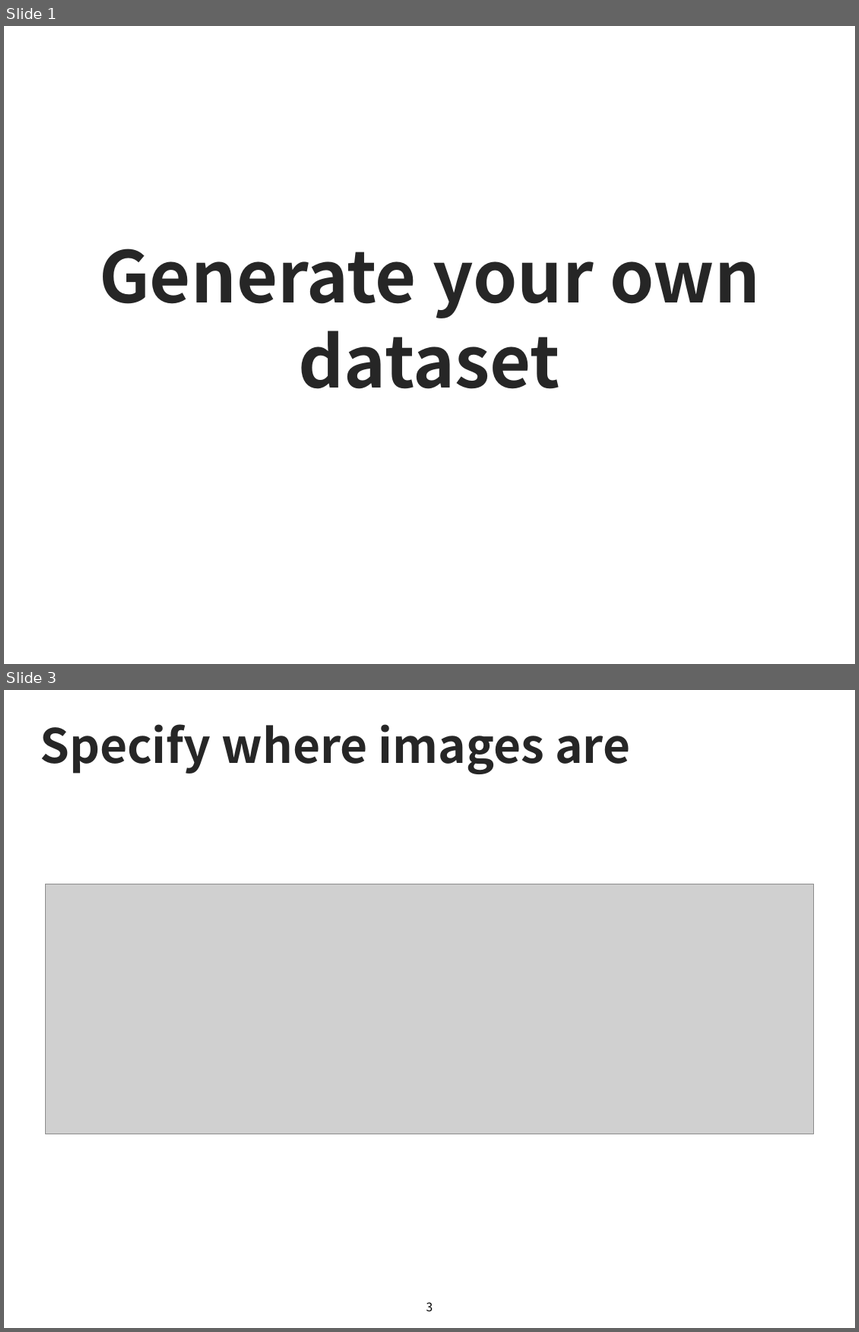
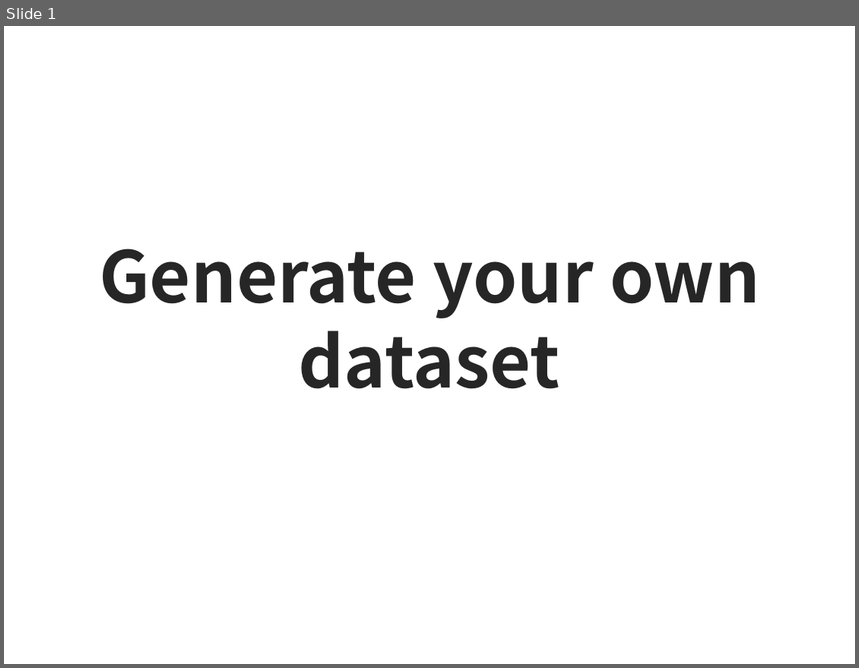
Before and after one commit to sjchoi86/dl_tutorials_3rd, a slide deck: ppts/Week2-1d Generate your own dataset (basic_gendataset).pptx. Shown one above the other, each under a label of ours: slides 1 and 3 before the commit, slide 1 after it; the slides between them are not shown. The pictures are 859x1332 and 859x668 pixels, drawn with LibreOffice and Linux fonts; fonts in the diff are those of the drawing; grey boxes stand for pictures. Boxes give left, top, right and bottom in pixels: in the first picture for what was removed or moved away, otherwise in the second. Text is boxed around its words. In the diff, an @@ line names an element or a change of style, - is before the commit and + after.

```diff
--- a/ppts/Week2-1d Generate your own dataset (basic_gendataset).pptx
+++ b/ppts/Week2-1d Generate your own dataset (basic_gendataset).pptx
@@ slide 3 removed at (x1=4, y1=690, x2=855, y2=1328), background #FFFFFF @@
@@ title removed at (x1=40, y1=724, x2=630, y2=774) @@
-Specify where images are
@@ picture removed at (x1=46, y1=884, x2=814, y2=1135) @@
@@ page number removed at (x1=427, y1=1303, x2=433, y2=1312) @@
-3
```
Also in this commit, not shown: 9 slides added, 5 other slides removed, 3 other files.
